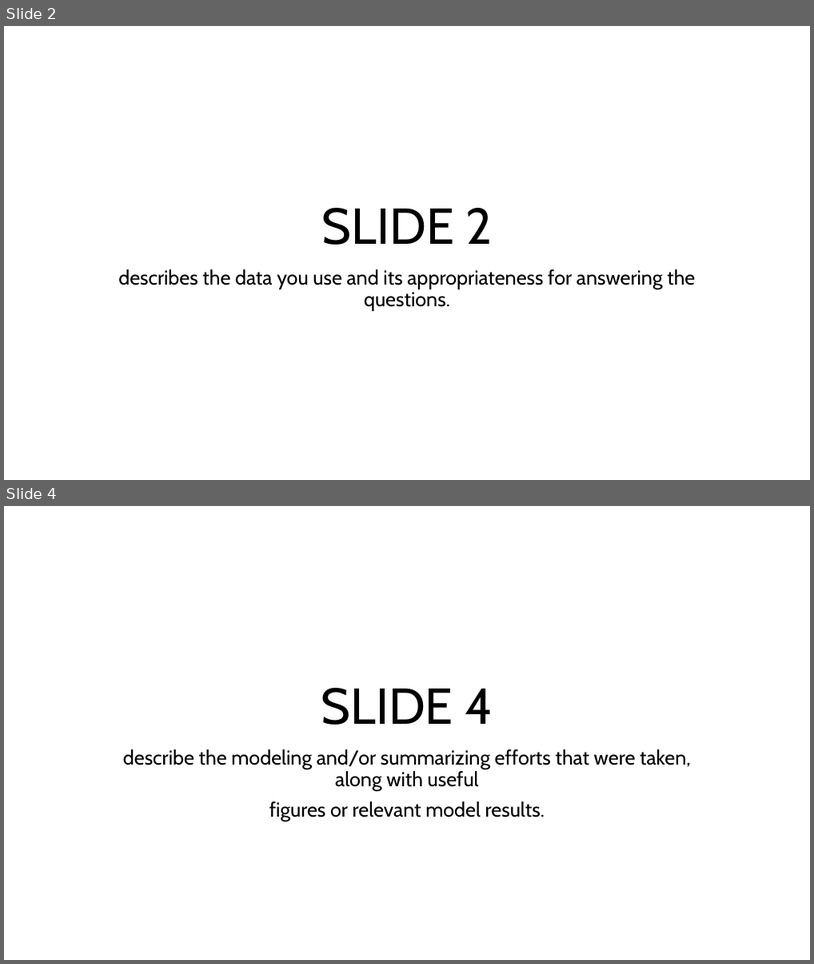
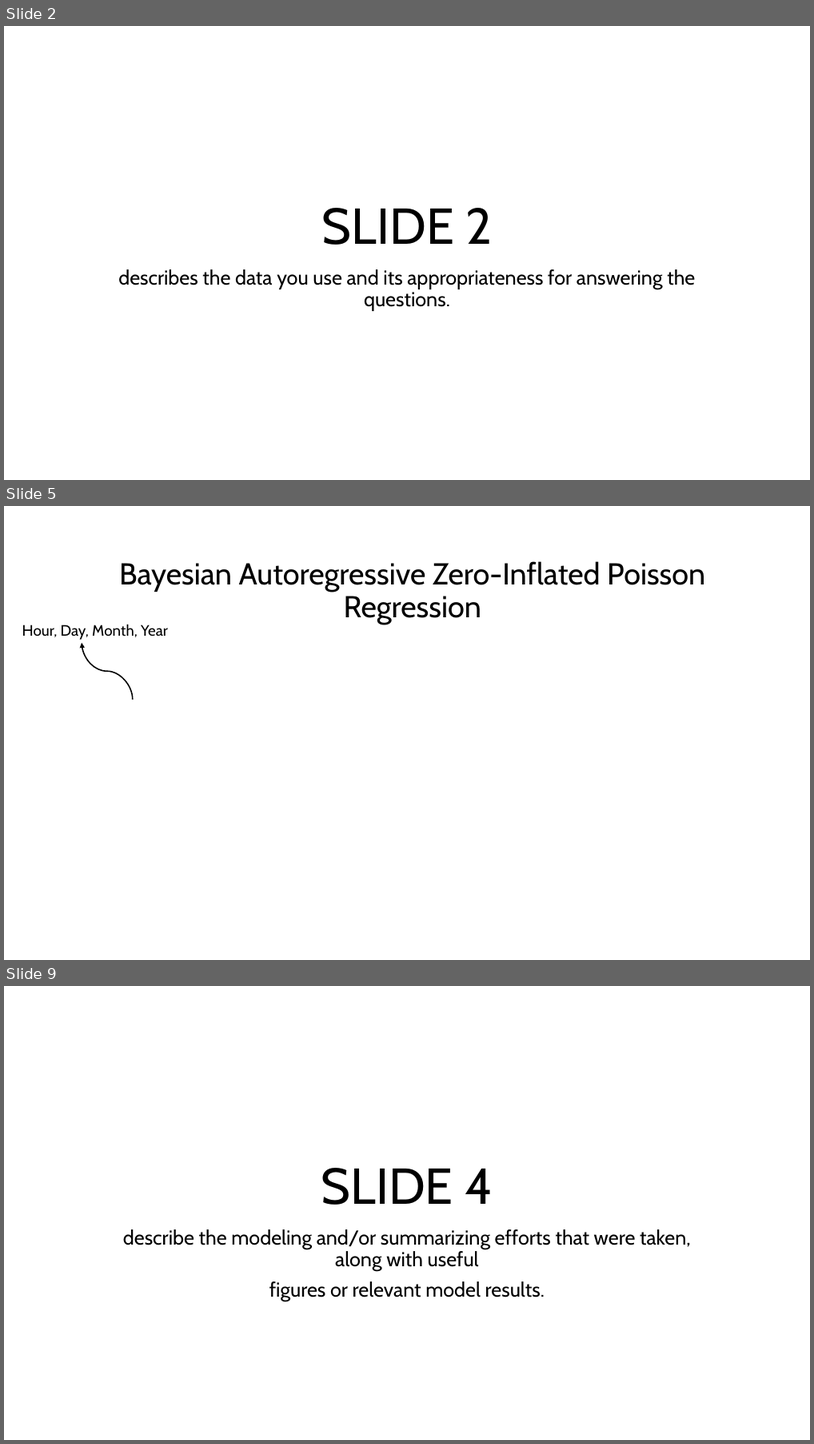
Before and after one commit to SamLeeBYU/ChicagoCrimes, a slide deck: Competition.pptx. Shown one above the other, each under a label of ours: slides 2 and 4 before the commit, slides 2, 5 and 9 after it; the slides between them are not shown. The pictures are 814x964 and 814x1444 pixels, drawn with LibreOffice and Linux fonts; fonts in the diff are those of the drawing; grey boxes stand for pictures. Boxes give left, top, right and bottom in pixels: in the first picture for what was removed or moved away, otherwise in the second. Text is boxed around its words. In the diff, an @@ line names an element or a change of style, - is before the commit and + after.

Commit message:
Recompile Bayesian Model

```diff
--- a/Competition.pptx
+++ b/Competition.pptx
@@ slide 5 added at bbox=[4, 506, 810, 960], background #FFFFFF @@
@@ title added at bbox=[119, 561, 706, 624], 36 pt, text #000000 @@
+Bayesian Autoregressive Zero-Inflated Poisson Regression
@@ text added at bbox=[22, 624, 168, 640], 18 pt, text #000000 @@
+Hour, Day, Month, Year
@@ curved arrow added from (133, 700) to (82, 643), #000000 1.5 pt @@
@@ what was slide 4 is now slide 9 @@
```
Also in this commit, not shown: 5 other slides added, 1 slide removed, 4 other files.
